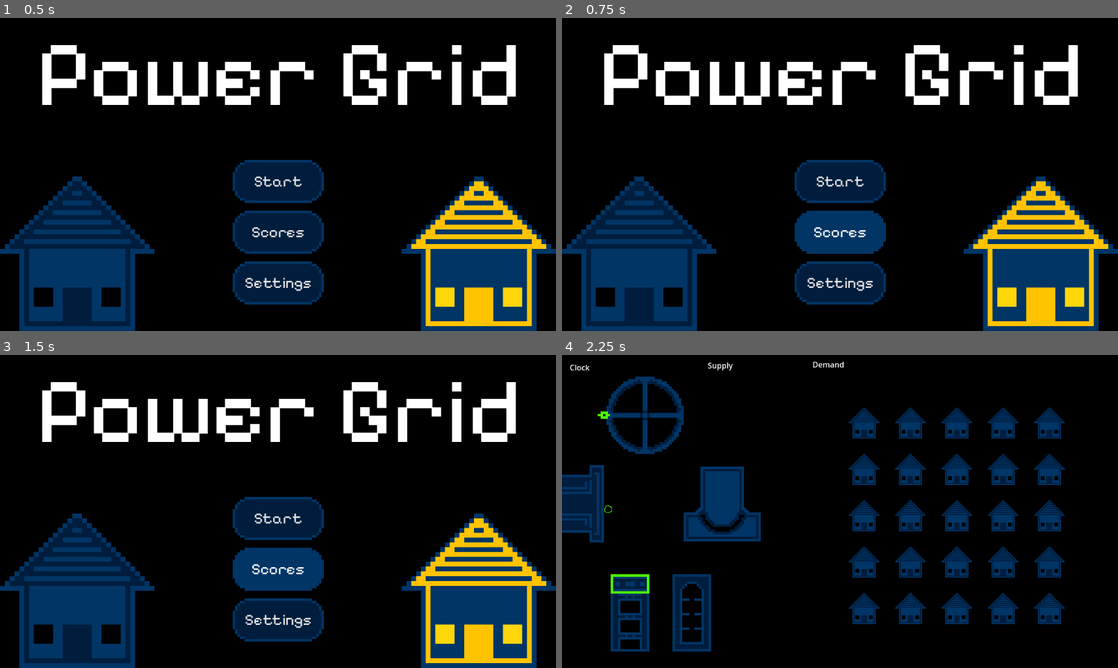
Above: before the commit, frames 1-4 (two rows, left to right).
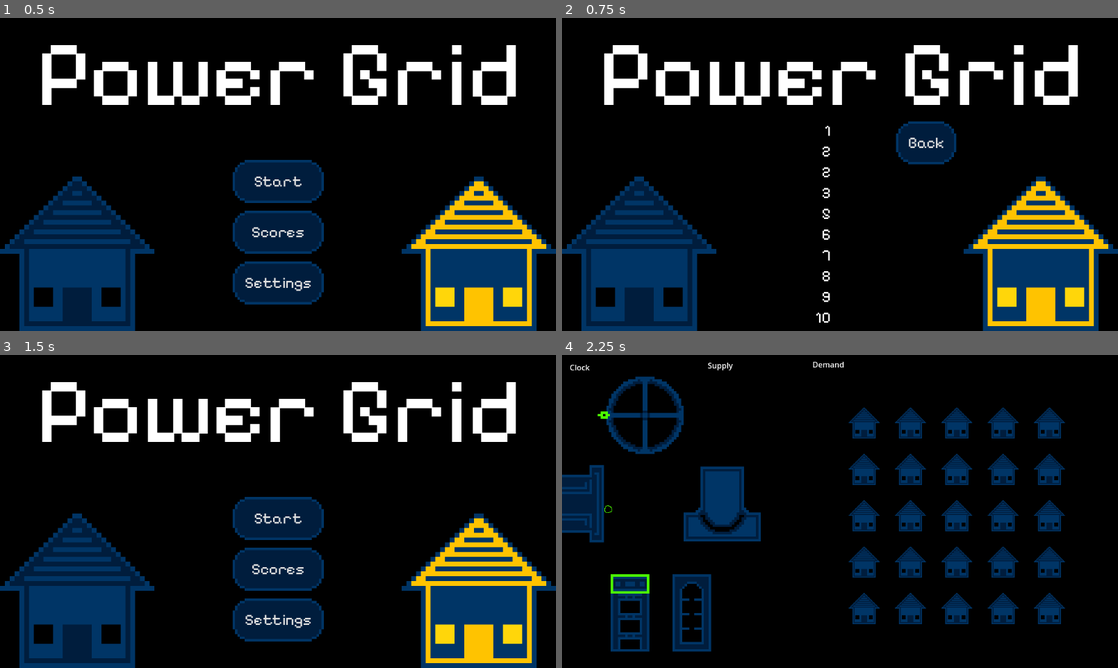
Above: after the commit, the same moments.

Repository: CWmain/BigModeGameJam2025
Game: Godot game, scene res://Levels/main_menu.tscn
Same seed, same stepped clock (60 frames per second), same inputs: the game is played once before the commit and once after it.
Inputs (mouse positions are in pixels of both pictures, inside the frame that each line leads up to):
- Up to frame 1 (0.5 s): no input
- Up to frame 2 (0.75 s): click "Scores" at 0.5 s
- Up to frame 3 (1.5 s): click (361, 480) at 1.25 s, where only the run after the commit has a clickable "Back"
- Up to frame 4 (2.25 s): click "Start" at 2 s

Frame 1 is identical in both runs. In frame 2, 7.8% of the frame differs, in the area x 41-71%, y 32-98%; in frame 3, 1.7%; in frame 4, nothing differs.

Commit message:
Added a scoreboard which contains the top 10 scores

Diff:
--- a/Levels/main_menu.gd
+++ b/Levels/main_menu.gd
@@ -1,6 +1,8 @@
 extends Node2D
 
 var loadScreen = preload("res://Levels/load_screen.tscn")
+@onready var score_board = $ScoreBoard
+@onready var menu_options = $MenuOptions
 
 func _on_start_pressed():
 	print("Go to load screen to background load level / particles")
@@ -9,5 +11,15 @@
 func _on_settings_pressed():
 	print("Hide menu options and show settings options")
 
-func _on_button_pressed():
+func _on_scores_pressed():
 	print("Show the stored scores")
+	score_board.loadScores()
+	menu_options.hide()
+	score_board.show()
+
+
+func _on_back_button_pressed():
+	score_board.hide()
+	# Removes all previous children as they may differ
+	score_board.removeListChildren()
+	menu_options.show()
--- a/Levels/main_menu.tscn
+++ b/Levels/main_menu.tscn
@@ -1,9 +1,10 @@
-[gd_scene load_steps=5 format=3 uid="uid://ckvmepqhhb0xq"]
+[gd_scene load_steps=6 format=3 uid="uid://ckvmepqhhb0xq"]
 
 [ext_resource type="Theme" uid="uid://br0lkmc6eeu2c" path="res://Themes/MenuButtons.tres" id="1_0i5ir"]
 [ext_resource type="Script" path="res://Levels/main_menu.gd" id="1_mow3w"]
 [ext_resource type="Texture2D" uid="uid://bqibkyd8wx7lr" path="res://Objects/House/DarkHouse.png" id="3_4vg8e"]
 [ext_resource type="Texture2D" uid="uid://bqtmy4ve7lous" path="res://Objects/House/LightHouse.png" id="4_75bmm"]
+[ext_resource type="PackedScene" uid="uid://bd5033h84vlqp" path="res://UI/Scoreboard/score_board.tscn" id="5_pfjvw"]
 
 [node name="mainMenu" type="Node2D"]
 script = ExtResource("1_mow3w")
@@ -36,7 +37,7 @@
 layout_mode = 2
 text = "Start"
 
-[node name="Button" type="Button" parent="MenuOptions/VBoxContainer"]
+[node name="Scores" type="Button" parent="MenuOptions/VBoxContainer"]
 layout_mode = 2
 text = "Scores
 "
@@ -55,6 +56,21 @@
 scale = Vector2(10, 10)
 texture = ExtResource("4_75bmm")
 
+[node name="ScoreBoard" parent="." instance=ExtResource("5_pfjvw")]
+visible = false
+offset_left = 612.0
+offset_top = 214.0
+offset_right = 612.0
+offset_bottom = 214.0
+
+[node name="BackButton" type="Button" parent="ScoreBoard"]
+layout_mode = 0
+offset_left = 80.0
+offset_right = 205.0
+offset_bottom = 89.0
+text = "Back"
+
 [connection signal="pressed" from="MenuOptions/VBoxContainer/Start" to="." method="_on_start_pressed"]
-[connection signal="pressed" from="MenuOptions/VBoxContainer/Button" to="." method="_on_button_pressed"]
+[connection signal="pressed" from="MenuOptions/VBoxContainer/Scores" to="." method="_on_scores_pressed"]
 [connection signal="pressed" from="MenuOptions/VBoxContainer/Settings" to="." method="_on_settings_pressed"]
+[connection signal="pressed" from="ScoreBoard/BackButton" to="." method="_on_back_button_pressed"]
--- /dev/null
+++ b/UI/Scoreboard/score_board.gd
@@ -0,0 +1,35 @@
+extends Control
+
+@export var saveFileString: String = "user://save_game.txt"
+@onready var list = $List
+
+
+func loadScores():
+	var file = FileAccess.open("user://save_game.txt", FileAccess.READ)
+	var stringFile: String
+	if (FileAccess.file_exists(saveFileString)):
+		file = FileAccess.open("user://save_game.txt", FileAccess.READ)
+		stringFile = file.get_as_text()
+		file.close()
+
+	# Get the highscore list
+	var highScores: Array[int]
+	if (stringFile.length() > 0):
+		highScores = str_to_var(stringFile)
+
+	# Re-sort highscore list
+	highScores.sort()
+	print(highScores)
+	# Generate labels and append to list
+	for s in highScores:
+		var item = Label.new()
+		item.text = str(s)
+
+		item.add_theme_font_size_override("font_size", 32)
+		list.add_child(item)
+		list.move_child(item, 0)
+
+func removeListChildren():
+	for child in list.get_children():
+		list.remove_child(child)
+		child.queue_free()
--- /dev/null
+++ b/UI/Scoreboard/score_board.tscn
@@ -0,0 +1,86 @@
+[gd_scene load_steps=3 format=3 uid="uid://bd5033h84vlqp"]
+
+[ext_resource type="Script" path="res://UI/Scoreboard/score_board.gd" id="1_1b7t1"]
+[ext_resource type="Theme" uid="uid://br0lkmc6eeu2c" path="res://Themes/MenuButtons.tres" id="1_pk7ol"]
+
+[node name="ScoreBoard" type="Control"]
+layout_mode = 3
+anchors_preset = 15
+anchor_right = 1.0
+anchor_bottom = 1.0
+grow_horizontal = 2
+grow_vertical = 2
+theme = ExtResource("1_pk7ol")
+script = ExtResource("1_1b7t1")
+
+[node name="Numbers" type="VBoxContainer" parent="."]
+layout_mode = 2
+offset_left = -95.0
+offset_right = -55.0
+offset_bottom = 426.0
+theme = ExtResource("1_pk7ol")
+
+[node name="Label" type="Label" parent="Numbers"]
+layout_mode = 2
+theme_override_font_sizes/font_size = 32
+text = "1"
+horizontal_alignment = 2
+
+[node name="Label2" type="Label" parent="Numbers"]
+layout_mode = 2
+theme_override_font_sizes/font_size = 32
+text = "2"
+horizontal_alignment = 2
+
+[node name="Label3" type="Label" parent="Numbers"]
+layout_mode = 2
+theme_override_font_sizes/font_size = 32
+text = "2"
+horizontal_alignment = 2
+
+[node name="Label4" type="Label" parent="Numbers"]
+layout_mode = 2
+theme_override_font_sizes/font_size = 32
+text = "3"
+horizontal_alignment = 2
+
+[node name="Label5" type="Label" parent="Numbers"]
+layout_mode = 2
+theme_override_font_sizes/font_size = 32
+text = "5"
+horizontal_alignment = 2
+
+[node name="Label6" type="Label" parent="Numbers"]
+layout_mode = 2
+theme_override_font_sizes/font_size = 32
+text = "6"
+horizontal_alignment = 2
+
+[node name="Label7" type="Label" parent="Numbers"]
+layout_mode = 2
+theme_override_font_sizes/font_size = 32
+text = "7"
+horizontal_alignment = 2
+
+[node name="Label8" type="Label" parent="Numbers"]
+layout_mode = 2
+theme_override_font_sizes/font_size = 32
+text = "8"
+horizontal_alignment = 2
+
+[node name="Label9" type="Label" parent="Numbers"]
+layout_mode = 2
+theme_override_font_sizes/font_size = 32
+text = "9"
+horizontal_alignment = 2
+
+[node name="Label10" type="Label" parent="Numbers"]
+layout_mode = 2
+theme_override_font_sizes/font_size = 32
+text = "10"
+horizontal_alignment = 2
+
+[node name="List" type="VBoxContainer" parent="."]
+layout_mode = 0
+offset_right = 40.0
+offset_bottom = 40.0
